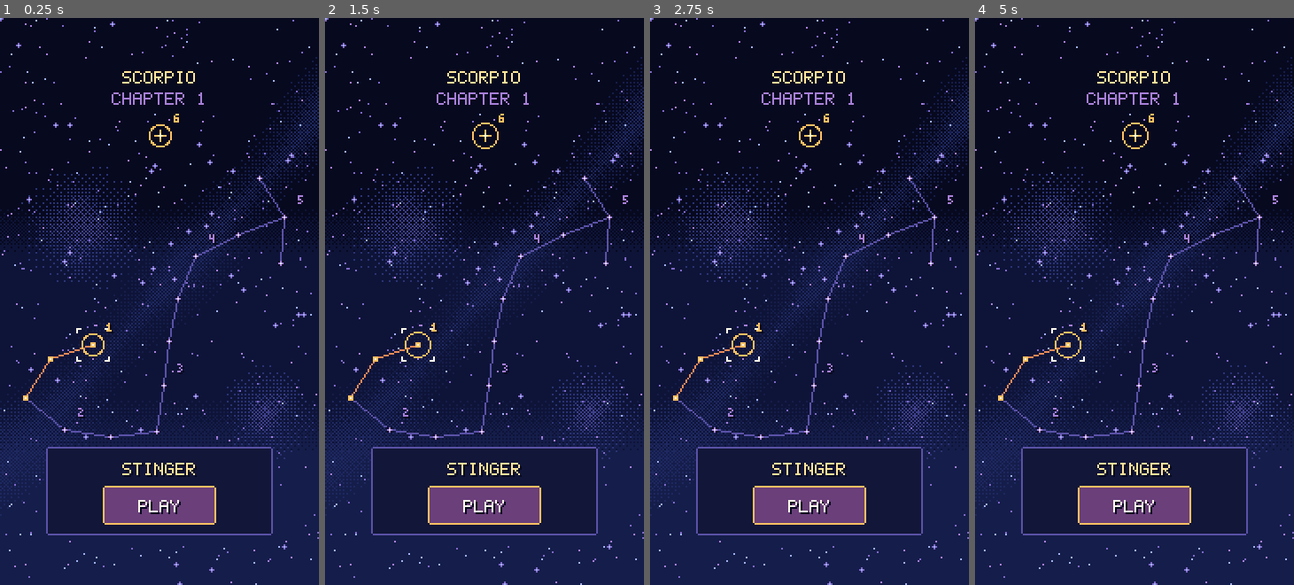
Above: before the commit, frames 1-4 (left to right).
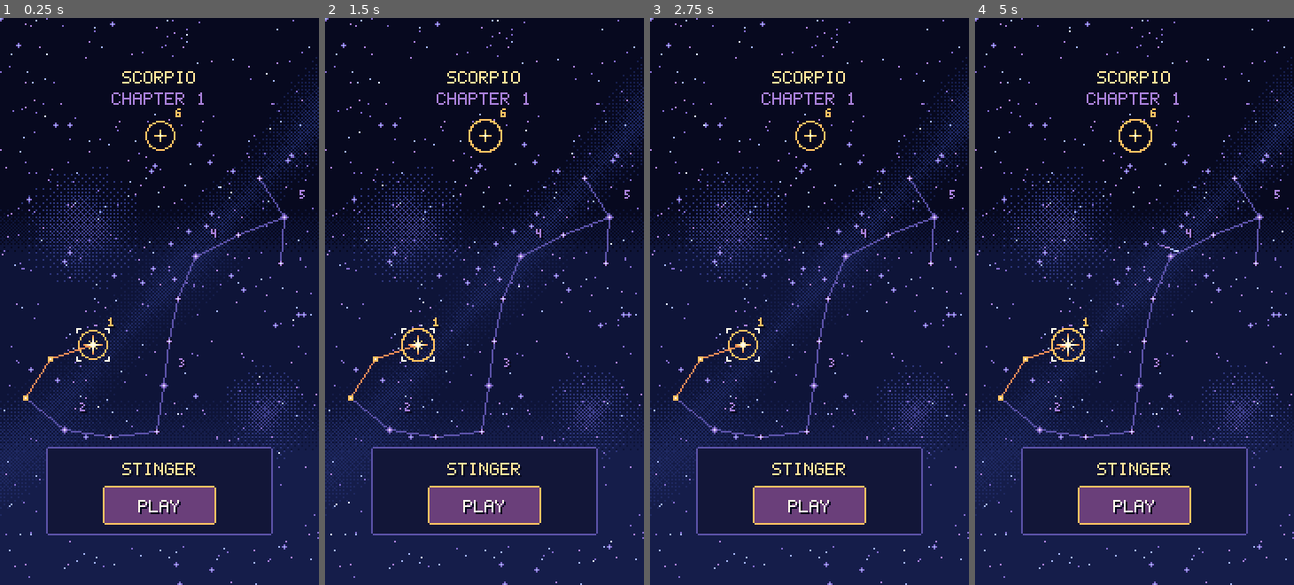
Above: after the commit, the same moments.

Repository: mrafael1/DustInSpace
Game: Godot game, scene res://game/scenes/app.tscn
Same seed, same stepped clock (60 frames per second), same inputs: the game is played once before the commit and once after it.
Inputs (mouse positions are in pixels of both pictures, inside the frame that each line leads up to):
- Up to frame 1 (0.25 s): no input
- Up to frame 2 (1.5 s): tap Enter at 0.5 s; move the mouse to (554, 273) at 0.52 s; hold Shift 0.53-1.25 s; click (554, 273) at 0.67 s; drag from (420, 329) to (468, 414) at 1.27 s
- Up to frame 3 (2.75 s): move the mouse to (841, 176) at 2.02 s; tap Ctrl at 2.1 s; click (841, 176) at 2.17 s
- Up to frame 4 (5 s): drag from (1118, 414) to (1038, 216) at 2.77 s; move the mouse to (1230, 386) at 3.52 s; tap B at 3.6 s; click (1230, 386) at 3.67 s; drag from (1038, 216) to (1086, 159) at 4.27 s

The runs differ from the first frame. In frame 1, 0.7% of the frame differs, in the area x 10-99%, y 2-77%; in frame 2, 0.8%; in frame 3, 0.7%; in frame 4, 0.8%, in the area x 10-99%, y 2-74%.

Commit message:
art: bigger twinkling main stars and a living sky on the chapter chart
Each part's point is now its main star: a bigger 4-point star that
twinkles on a beat of its own (gold once won, cool while locked). The
point to play next is the biggest and flares brighter once a second
inside its ring. Behind the chart, a third of the background stars
twinkle and a cool shooting star streaks past every 3 to 8 seconds.
Stage numbers and the background stars' clearance move out to fit.

Co-Authored-By: Claude Opus 5.5 <noreply@anthropic.com>

Diff:
--- a/game/scenes/chapter_select.gd
+++ b/game/scenes/chapter_select.gd
@@ -7,10 +7,14 @@
 ## the stage it belongs to (a comet travels there); PLAY starts it if it's available or completed.
 ## Locked stages can be selected to see what they are, never played.
 ## A stage's stars are gold once it's won; the stage to play next shows warm, with a breathing
-## ring round its point (its first star from the tail); locked ones are cool and quieter. The
+## ring round its point (its first star from the tail); locked ones are cool and quieter. Each
+## part's point is its main star: bigger than the rest, twinkling on its own beat; the point to play
+## next is the biggest and flares brighter once a beat (solid steps, no fades). The
 ## selected stage's point wears C0 corner brackets. The path is solid: gold between won stars,
 ## warm through and into the stage to play next, a cool guide elsewhere. Numbers (3x5, UI text)
 ## count the stages from the tail. The selected stage's name and PLAY sit on their own panel.
+## The space behind is alive: some background stars twinkle, and now and then a cool shooting star
+## streaks across behind the chart.
 ## Back from a won stage (show_progress), its point flashes as its stars light, then a comet
 ## travels to the stage it opened. Owns no rules: Chapter says what's won and available.
 ## Works in game coordinates (App sets the layer's offset like Main's UI layers).
@@ -29,8 +33,21 @@
 const PANEL := Rect2i(26, 242, 128, 50)
 ## Press circle around a point: 44 pt at 2 pt per px.
 const HIT_RADIUS: int = 12
-## The breathing ring round the point to play next: radius 6 or 7, swapping every RING_STEP.
+## The breathing ring round the point to play next: radius RING_RADIUS or one more, swapping every
+## RING_STEP.
 const RING_STEP: float = 0.45
+const RING_RADIUS: int = 8
+## A part's main star twinkles (step 1) for TWINKLE_ON once every TWINKLE_PERIOD, each part
+## TWINKLE_OFFSET later than the one before, so they never all twinkle together.
+const TWINKLE_PERIOD: float = 1.6
+const TWINKLE_ON: float = 0.15
+const TWINKLE_OFFSET: float = 0.55
+## The point to play next flares once every FLARE_PERIOD: FLARE_STEPS says how long each step lasts
+## (1: rising, 2: full, 1: falling), then it rests at step 0.
+const FLARE_PERIOD: float = 1.2
+const FLARE_STEPS: Array[Vector2] = [Vector2(0.08, 1), Vector2(0.2, 2), Vector2(0.3, 1)]
+## The chart redraws its animations at most once per ANIM_TICK.
+const ANIM_TICK: float = 1.0 / 30.0
 ## A comet travels the strings at TRAVEL_SPEED px a second: a small star for a head (C0 heart, C1
 ## arms) and a trail TRAIL long, cooling to C4.
 const TRAVEL_SPEED: float = 140.0
@@ -53,11 +70,24 @@
 const NEBULAE: Array[Vector3i] = [Vector3i(46, 118, 34), Vector3i(150, 222, 26)]
 const STAR_ODDS: int = 110
 const GLINT_ODDS: int = 12
-const STAR_CLEAR: int = 8
+const STAR_CLEAR: int = 10
 const STAR_COLOURS: Array[Color] = [Palette.N7, Palette.N7, Palette.N8, Palette.M5]
+## One background star in SKY_TWINKLE_ODDS twinkles: it flashes M6 for SKY_TWINKLE_ON once every
+## SKY_TWINKLE_PERIOD, at a phase of its own.
+const SKY_TWINKLE_ODDS: int = 3
+const SKY_TWINKLE_PERIOD: float = 2.6
+const SKY_TWINKLE_ON: float = 0.2
+## A shooting star every METEOR_WAIT seconds (x to y, at random): it starts in the top METEOR_TOP rows,
+## streaks down and sideways at METEOR_SPEED px a second for METEOR_LENGTH px with a METEOR_TRAIL
+## behind its head, all cool colours, behind the chart.
+const METEOR_WAIT := Vector2(3.0, 8.0)
+const METEOR_TOP: int = 200
+const METEOR_SPEED: float = 200.0
+const METEOR_LENGTH := Vector2i(60, 110)
+const METEOR_TRAIL: Array[Color] = [Palette.M6, Palette.M6, Palette.M5, Palette.M5, Palette.M5, Palette.N8, Palette.N8, Palette.N8, Palette.N7, Palette.N7, Palette.N6, Palette.N6]
 
 ## Where a stage's number sits from its point.
-const NUMBER_OFFSET := Vector2i(8, -12)
+const NUMBER_OFFSET := Vector2i(9, -15)
 ## The final stage's crown point, above the figure.
 const FINAL_AT := Vector2i(90, 66)
 
@@ -77,8 +107,16 @@
 ## The visible screen in game coordinates (fit_screen).
 var _screen := Rect2i(Vector2i.ZERO, ScreenZones.SCREEN)
 var _numbers: Array[Label] = []
-## The space behind the chart, built once per screen.
+## The space behind the chart, built once per screen, and its twinkling stars.
 var _space: ImageTexture
+var _twinklers: Array[Vector2i] = []
+## Picks when and where shooting stars fly (tests seed it).
+var meteor_rng := RandomNumberGenerator.new()
+## The shooting star: the pixels it streaks along and how long it's been flying (-1: none), and how
+## long until the next.
+var _meteor: Array[Vector2i] = []
+var _meteor_age: float = -1.0
+var _meteor_wait: float = 0.0
 
 @onready var _chart: Node2D = $Chart
 @onready var _title: Label = $Title
@@ -88,6 +126,8 @@
 
 
 func _ready() -> void:
+	meteor_rng.randomize()
+	_meteor_wait = meteor_rng.randf_range(METEOR_WAIT.x, METEOR_WAIT.y)
 	_chart.draw.connect(_draw_chart)
 	_title.label_settings = HudText.primary(Palette.C1)
 	_subtitle.label_settings = HudText.primary(Palette.N8)
@@ -127,8 +167,56 @@
 func fit_screen(screen: Rect2i) -> void:
 	if screen != _screen or _space == null:
 		_space = ImageTexture.create_from_image(space_image(screen))
+		_twinklers = twinkling_stars(screen)
 	_screen = screen
 	_chart.queue_redraw()
+
+
+## The background stars of `screen` that twinkle: plain 1 px ones (not glints), one in
+## SKY_TWINKLE_ODDS.
+static func twinkling_stars(screen: Rect2i) -> Array[Vector2i]:
+	var twinklers: Array[Vector2i] = []
+	for p: Vector2i in space_stars(screen):
+		var h: int = _hash(p) / STAR_ODDS
+		if h % GLINT_ODDS != 0 and (h / GLINT_ODDS) % SKY_TWINKLE_ODDS == 0:
+			twinklers.append(p)
+	return twinklers
+
+
+## Whether the background star at `p` is lit up at `time` (its own phase, from its hash).
+static func sky_twinkles(p: Vector2i, time: float) -> bool:
+	var phase: float = float(_hash(p + Vector2i(7, 3)) % 1000) / 1000.0 * SKY_TWINKLE_PERIOD
+	return fmod(time + phase, SKY_TWINKLE_PERIOD) < SKY_TWINKLE_ON
+
+
+## Starts a shooting star now, from a random point near the top, streaking down and sideways.
+func launch_meteor() -> void:
+	var from := Vector2i(meteor_rng.randi_range(_screen.position.x + 10, _screen.end.x - 10), meteor_rng.randi_range(_screen.position.y + 4, METEOR_TOP))
+	var side: int = -1 if from.x > _screen.position.x + _screen.size.x / 2 else 1
+	var length: int = meteor_rng.randi_range(METEOR_LENGTH.x, METEOR_LENGTH.y)
+	var drop: int = meteor_rng.randi_range(length / 3, length / 2)
+	_meteor = LinkLayer.line_pixels(from, from + Vector2i(side * length, drop))
+	_meteor_age = 0.0
+
+
+func is_meteor_flying() -> bool:
+	return _meteor_age >= 0.0
+
+
+## The shooting star's pixels now, head first, with their colours; none when none flies.
+func meteor_pixels() -> Dictionary[Vector2i, Color]:
+	var dots: Dictionary[Vector2i, Color] = {}
+	if _meteor_age < 0.0:
+		return dots
+	var head: int = int(_meteor_age * METEOR_SPEED)
+	for k: int in METEOR_TRAIL.size():
+		var i: int = head - k
+		if i >= 0 and i < _meteor.size():
+			dots[_meteor[i]] = METEOR_TRAIL[k]
+	# A head a pixel thicker, below the line.
+	if head < _meteor.size():
+		dots[_meteor[head] + Vector2i.DOWN] = Palette.M5
+	return dots
 
 
 ## The space behind the chart for a visible screen `screen` (game coordinates; the image's 0,0 is
@@ -325,15 +413,16 @@
 
 ## Moves the comet, the lighting and the breathing ring on. Driven by `_process`; tests call it.
 func advance(delta: float) -> void:
-	var ring: int = _ring_frame()
+	var tick: int = int(_time / ANIM_TICK)
 	_time += delta
-	var redraw: bool = _ring_frame() != ring
+	var redraw: bool = int(_time / ANIM_TICK) != tick
 	if not _travel.is_empty():
 		_travel_time += delta
 		redraw = true
 		if _travel_time * TRAVEL_SPEED >= _travel.size() + TRAIL.size():
 			_travel.clear()
 	# After the comet, so a trip the lighting starts begins from its start.
+	_advance_meteor(delta)
 	if _light_point >= 0:
 		_light_time += delta
 		redraw = true
@@ -347,8 +436,83 @@
 		_chart.queue_redraw()
 
 
+## The shooting star flies on and ends; the next one waits its turn.
+func _advance_meteor(delta: float) -> void:
+	if _meteor_age >= 0.0:
+		_meteor_age += delta
+		if _meteor_age * METEOR_SPEED >= _meteor.size() + METEOR_TRAIL.size():
+			_meteor_age = -1.0
+			_meteor_wait = meteor_rng.randf_range(METEOR_WAIT.x, METEOR_WAIT.y)
+		return
+	_meteor_wait -= delta
+	if _meteor_wait <= 0.0:
+		launch_meteor()
+
+
 func _ring_frame() -> int:
 	return int(_time / RING_STEP) % 2
+
+
+## Stage `stage`'s main star twinkle step at `time`: 1 for TWINKLE_ON once a period, else 0.
+static func twinkle_step(stage: int, time: float) -> int:
+	return 1 if fposmod(time - stage * TWINKLE_OFFSET, TWINKLE_PERIOD) >= TWINKLE_PERIOD - TWINKLE_ON else 0
+
+
+## The point to play next's flare step at `time`: 0 at rest, 1 rising and falling, 2 at full.
+static func flare_step(time: float) -> int:
+	var t: float = fmod(time, FLARE_PERIOD)
+	for step: Vector2 in FLARE_STEPS:
+		if t < step.x:
+			return int(step.y)
+	return 0
+
+
+## A part's main star (its point), centred on 0,0, in `state` at animation `step`: a 4-point star,
+## bigger than the other chart stars. Locked: cool, twinkling to a longer, lighter cross (step 1).
+## Won: gold, twinkling the same. To play next: the biggest, flaring (steps 1 and 2) longer and
+## whiter, with diagonal glints.
+static func main_star_pixels(state: Chapter.PointState, step: int) -> Dictionary[Vector2i, Color]:
+	var core: Color
+	var corners: Color
+	var arms: Array[Color] = []
+	var glints: Array[Color] = []
+	match state:
+		Chapter.PointState.LOCKED:
+			core = Palette.M6
+			corners = Palette.N6
+			if step == 0:
+				arms = [Palette.N8, Palette.N6]
+			else:
+				arms = [Palette.M5, Palette.N8, Palette.N6]
+		Chapter.PointState.COMPLETED:
+			core = Palette.C0
+			corners = Palette.C2
+			if step == 0:
+				arms = [Palette.C1, Palette.C1, Palette.C2]
+			else:
+				arms = [Palette.C0, Palette.C1, Palette.C2, Palette.C3]
+		_:
+			core = Palette.C0
+			corners = Palette.C1
+			match step:
+				0:
+					arms = [Palette.C0, Palette.C1, Palette.C2, Palette.C3]
+				1:
+					arms = [Palette.C0, Palette.C0, Palette.C1, Palette.C2, Palette.C3]
+					glints = [Palette.C2]
+				_:
+					arms = [Palette.C0, Palette.C0, Palette.C0, Palette.C1, Palette.C2, Palette.C3]
+					glints = [Palette.C1, Palette.C3]
+	var dots: Dictionary[Vector2i, Color] = {}
+	for d: Vector2i in [Vector2i(-1, -1), Vector2i(1, -1), Vector2i(-1, 1), Vector2i(1, 1)]:
+		dots[d] = corners
+		for k: int in glints.size():
+			dots[d * (k + 2)] = glints[k]
+	for axis: Vector2i in [Vector2i.UP, Vector2i.DOWN, Vector2i.LEFT, Vector2i.RIGHT]:
+		for k: int in arms.size():
+			dots[axis * (k + 1)] = arms[k]
+	dots[Vector2i.ZERO] = core
+	return dots
 
 
 func _refresh() -> void:
@@ -386,6 +550,12 @@
 	if _space == null:
 		_space = ImageTexture.create_from_image(space_image(_screen))
 	_chart.draw_texture(_space, Vector2(_screen.position))
+	for p: Vector2i in _twinklers:
+		if sky_twinkles(p, _time):
+			_dot(p, Palette.M6)
+	var meteor: Dictionary[Vector2i, Color] = meteor_pixels()
+	for p: Vector2i in meteor:
+		_dot(p, meteor[p])
 	if _chapter == null:
 		return
 	var legs: Array[Leg] = string_legs()
@@ -444,10 +614,14 @@
 
 
 ## A chart star in its part's state: a gold star once won; warm while its part is the one to
-## play (its first star also wears the breathing ring); cool and quieter while locked.
+## play; cool and quieter while locked. A part's first star is its main star (main_star_pixels),
+## wearing the breathing ring while it's the one to play.
 func _draw_star(landmark: int) -> void:
 	var at: Vector2i = Scorpio.LANDMARKS[landmark]
 	var stage: int = Chapter.stage_of(landmark)
+	if landmark == Chapter.stars(stage)[0]:
+		_draw_main_star(stage)
+		return
 	match _chapter.state(stage):
 		Chapter.PointState.COMPLETED:
 			for d: Vector2i in [Vector2i(0, -2), Vector2i(0, 2), Vector2i(-2, 0), Vector2i(2, 0)]:
@@ -457,13 +631,24 @@
 		Chapter.PointState.AVAILABLE:
 			_fill(at, 1, Palette.C2)
 			_dot(at, Palette.C0)
-			if landmark == Chapter.stars(stage)[0]:
-				_ring(at)
 		_:
 			_fill(at, 1, Palette.N0)
 			for d: Vector2i in [Vector2i(0, -1), Vector2i(0, 1), Vector2i(-1, 0), Vector2i(1, 0)]:
 				_dot(at + d, Palette.N8)
 			_dot(at, Palette.M6)
+
+
+## Stage `stage`'s main star, animated: the point to play next flares and wears the ring; the others
+## twinkle on their own beat.
+func _draw_main_star(stage: int) -> void:
+	var at: Vector2i = stage_position(stage)
+	var state: Chapter.PointState = _chapter.state(stage)
+	var step: int = flare_step(_time) if state == Chapter.PointState.AVAILABLE else twinkle_step(stage, _time)
+	var dots: Dictionary[Vector2i, Color] = main_star_pixels(state, step)
+	for d: Vector2i in dots:
+		_dot(at + d, dots[d])
+	if state == Chapter.PointState.AVAILABLE:
+		_ring(at)
 
 
 ## The final stage's crown point: a star with 3 px arms (gold once won, warm and ringed while
@@ -486,7 +671,7 @@
 
 
 func _ring(at: Vector2i) -> void:
-	for d: Vector2i in ConstellationView.circle_pixels(6 + _ring_frame()):
+	for d: Vector2i in ConstellationView.circle_pixels(RING_RADIUS + _ring_frame()):
 		_dot(at + d, Palette.C2)
 
 
--- a/tests/test_chapter_select.gd
+++ b/tests/test_chapter_select.gd
@@ -186,6 +186,94 @@
 			assert_gte((point - star).length(), float(ChapterSelect.STAR_CLEAR), "clear of %s" % point)
 
 
+## Each part's point is its main star: bigger than the other chart stars (a 3x3 block), the point
+## to play next the biggest; locked ones stay cool.
+func test_main_stars_are_bigger_and_the_one_to_play_the_biggest() -> void:
+	var warm: Array[Color] = [Palette.C0, Palette.C1, Palette.C2, Palette.C3]
+	var cool: Array[Color] = [Palette.M5, Palette.M6, Palette.N6, Palette.N8]
+	var sizes: Dictionary = {}
+	for state: Chapter.PointState in [Chapter.PointState.LOCKED, Chapter.PointState.COMPLETED, Chapter.PointState.AVAILABLE]:
+		for step: int in 3:
+			var dots: Dictionary[Vector2i, Color] = ChapterSelect.main_star_pixels(state, step)
+			assert_gt(dots.size(), 9, "bigger than a plain chart star")
+			for d: Vector2i in dots:
+				assert_true(dots[d] in (cool if state == Chapter.PointState.LOCKED else warm), "%s %s" % [state, dots[d]])
+				assert_lt(d.length(), float(ChapterSelect.RING_RADIUS), "inside the ring")
+		sizes[state] = ChapterSelect.main_star_pixels(state, 0).size()
+	assert_gt(sizes[Chapter.PointState.AVAILABLE], sizes[Chapter.PointState.COMPLETED], "the one to play is the biggest")
+	assert_gt(sizes[Chapter.PointState.COMPLETED], sizes[Chapter.PointState.LOCKED])
+
+
+func test_main_stars_twinkle_each_on_its_own_beat() -> void:
+	var twinkled_at: Array[float] = []
+	for stage: int in Chapter.stage_count():
+		var first: float = -1.0
+		var on: int = 0
+		var t: float = 0.0
+		while t < ChapterSelect.TWINKLE_PERIOD:
+			if ChapterSelect.twinkle_step(stage, t) == 1:
+				on += 1
+				if first < 0.0:
+					first = t
+			t += 0.01
+		assert_almost_eq(on * 0.01, ChapterSelect.TWINKLE_ON, 0.03, "stage %d twinkles briefly once a beat" % stage)
+		assert_false(twinkled_at.has(first), "stage %d on a beat of its own" % stage)
+		twinkled_at.append(first)
+
+
+func test_the_point_to_play_flares_brighter_once_a_beat() -> void:
+	var steps: Array[int] = []
+	var t: float = 0.0
+	while t < ChapterSelect.FLARE_PERIOD:
+		var step: int = ChapterSelect.flare_step(t)
+		if steps.is_empty() or steps[-1] != step:
+			steps.append(step)
+		t += 0.01
+	assert_eq(steps, [1, 2, 1, 0] as Array[int], "rises, flares, falls, rests")
+	var rest: Dictionary[Vector2i, Color] = ChapterSelect.main_star_pixels(Chapter.PointState.AVAILABLE, 0)
+	var flare: Dictionary[Vector2i, Color] = ChapterSelect.main_star_pixels(Chapter.PointState.AVAILABLE, 2)
+	assert_gt(flare.size(), rest.size(), "longer arms and glints")
+	assert_eq(flare[Vector2i(0, -3)], Palette.C0, "whiter")
+
+
+func test_some_background_stars_twinkle_at_their_own_times() -> void:
+	var screen := Rect2i(Vector2i.ZERO, ScreenZones.SCREEN)
+	var stars: Array[Vector2i] = ChapterSelect.space_stars(screen)
+	var twinklers: Array[Vector2i] = ChapterSelect.twinkling_stars(screen)
+	assert_gt(twinklers.size(), 20)
+	assert_lt(twinklers.size(), stars.size(), "only some")
+	for p: Vector2i in twinklers:
+		assert_true(stars.has(p))
+	for t: float in [0.0, 0.7, 1.9]:
+		var lit: int = twinklers.filter(func(p: Vector2i) -> bool: return ChapterSelect.sky_twinkles(p, t)).size()
+		assert_between(lit, 1, twinklers.size() / 3, "a few at a time (%s s)" % t)
+
+
+func test_a_shooting_star_flies_now_and_then_behind_the_chart() -> void:
+	chart.fit_screen(Rect2i(Vector2i.ZERO, ScreenZones.SCREEN))
+	chart.setup(Chapter.new())
+	chart.meteor_rng.seed = 3
+	var waited: float = 0.0
+	while not chart.is_meteor_flying() and waited < ChapterSelect.METEOR_WAIT.y + 1.0:
+		chart.advance(STEP)
+		waited += STEP
+	assert_true(chart.is_meteor_flying(), "one comes within the longest wait")
+	chart.advance(STEP * 3)
+	var dots: Dictionary[Vector2i, Color] = chart.meteor_pixels()
+	assert_gt(dots.size(), 3)
+	for p: Vector2i in dots:
+		assert_true(dots[p] in ChapterSelect.METEOR_TRAIL or dots[p] == Palette.M5, "cool colours only")
+	var flown: float = 0.0
+	while chart.is_meteor_flying() and flown < 2.0:
+		chart.advance(STEP)
+		flown += STEP
+	assert_false(chart.is_meteor_flying(), "it streaks past quickly")
+	assert_lt(flown, 1.0)
+	assert_true(chart.meteor_pixels().is_empty())
+	chart.advance(ChapterSelect.METEOR_WAIT.x - STEP)
+	assert_false(chart.is_meteor_flying(), "the next waits its turn")
+
+
 func test_app_opens_on_the_chart_then_stage_1_then_back() -> void:
 	var app: App = _app()
 	var app_chart: ChapterSelect = app.get_node("ChapterSelect")
